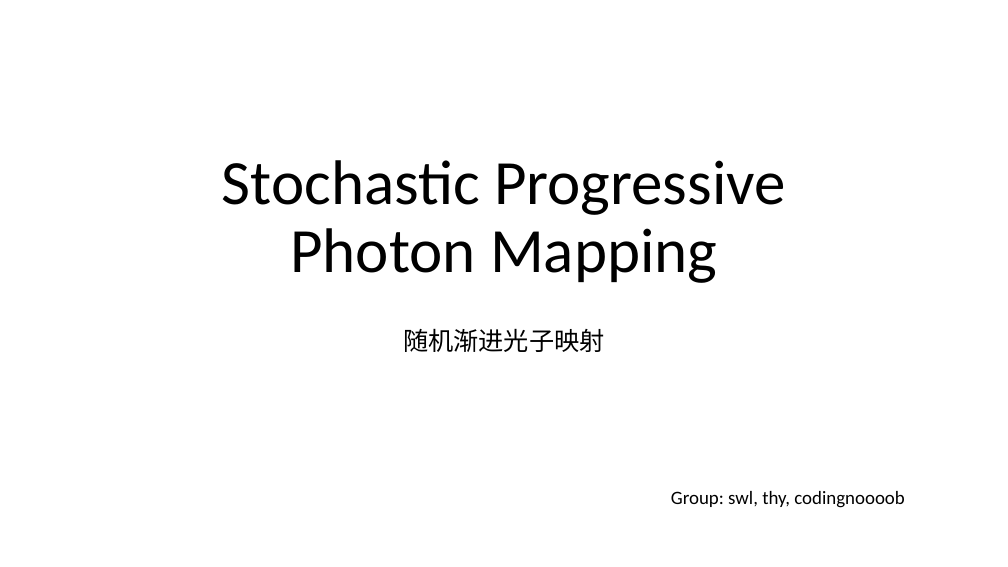
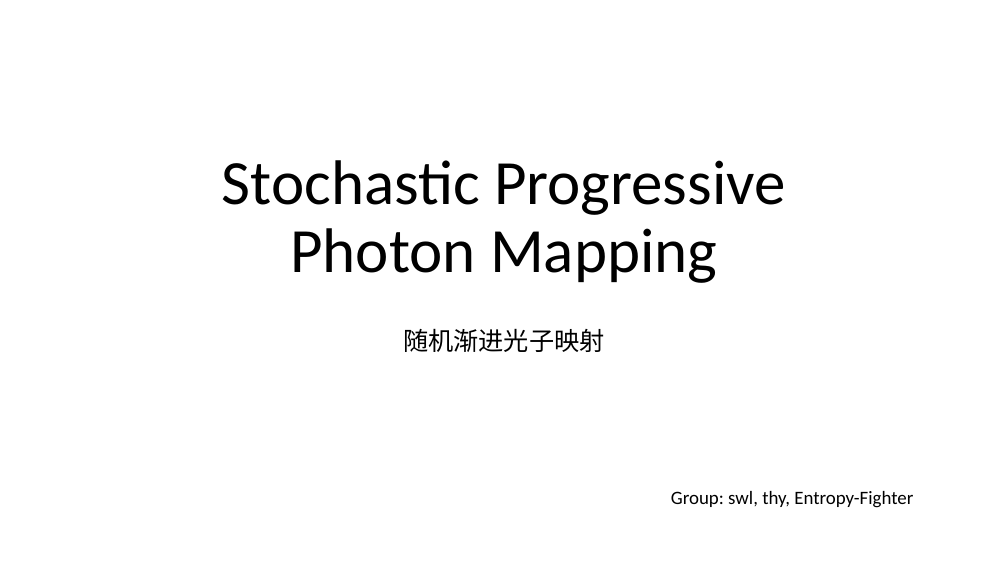
Before and after one commit to Entropy-Fighter/Stochastic_Progressive_Photon_Mapping, a slide deck: slide 1 of report&presentation/cg_presentation.pptx. Drawn at 1008x567 pixels with LibreOffice and Linux fonts; fonts in the diff are those of the drawing; background and template pictures are left out. Boxes give left, top, right and bottom in pixels: in the first picture for what was removed or moved away, otherwise in the second. Text is boxed around its words. In the diff, an @@ line names an element or a change of style, - is before the commit and + after.

```diff
--- a/report&presentation/cg_presentation.pptx
+++ b/report&presentation/cg_presentation.pptx
@@ text at box(671, 491, 913, 508): text changed @@
-Group: swl, thy, codingnoooob
+Group: swl, thy, Entropy-Fighter
```
Also in this commit, not shown: 1 slide added, 1 slide removed, 7 other files.
